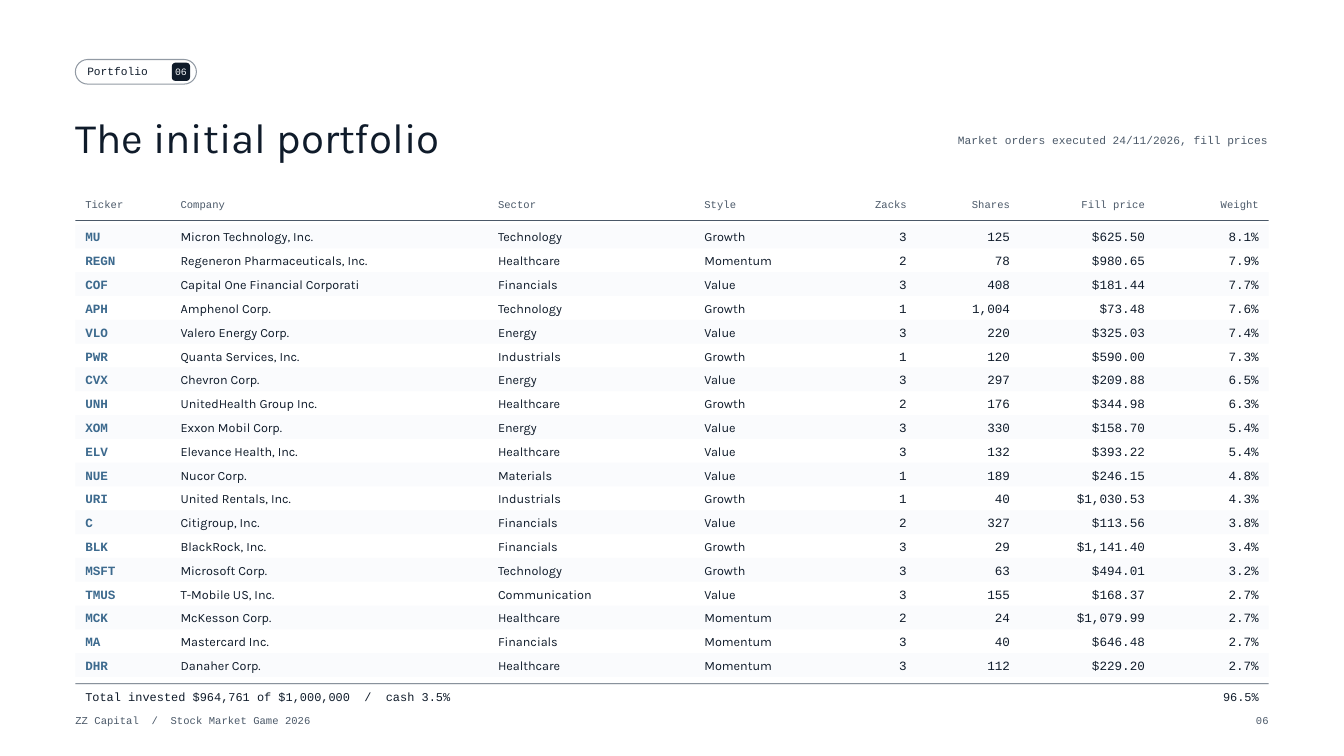
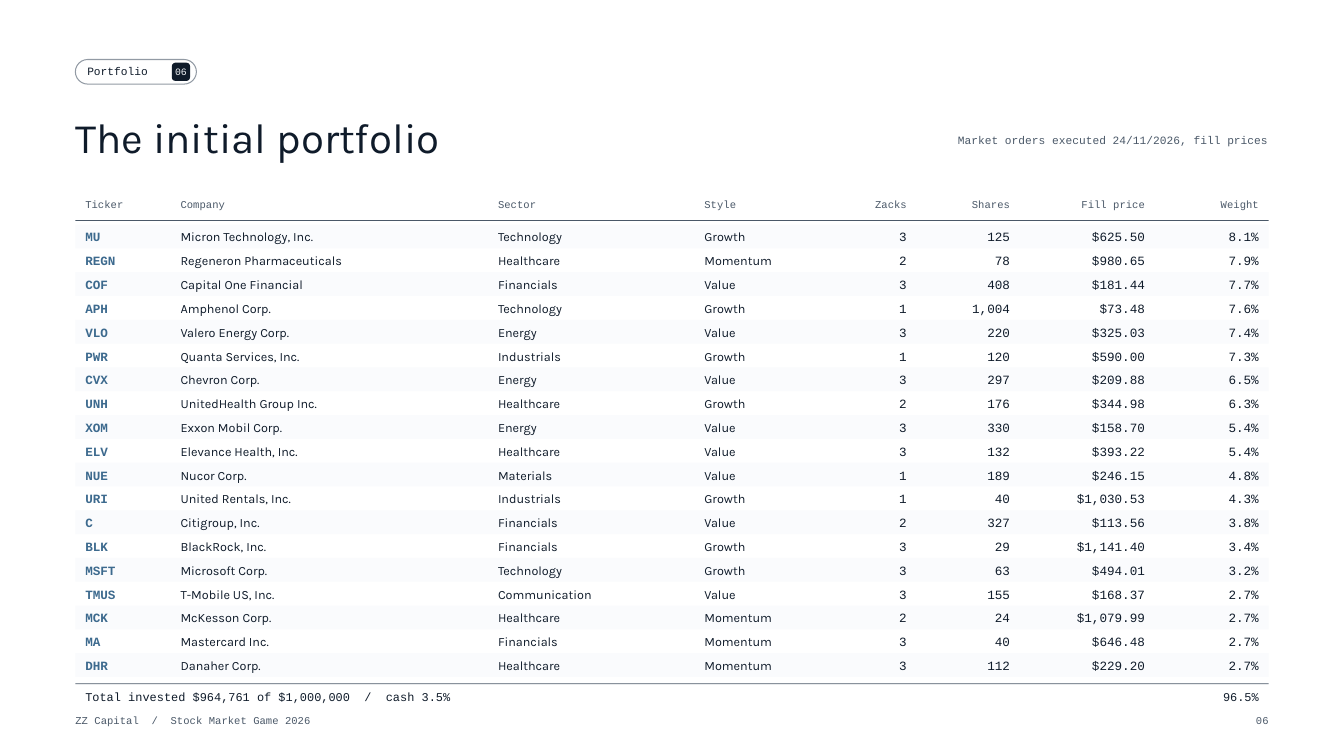
Before and after one commit to cristianozonta220405-afk/Uni, a slide deck: slide 6 of SMG/out/presentazione_strategia.pptx. Drawn at 1344x756 pixels with LibreOffice and Linux fonts; fonts in the diff are those of the drawing; background and template pictures are left out. Boxes give left, top, right and bottom in pixels: in the first picture for what was removed or moved away, otherwise in the second. Text is boxed around its words. In the diff, an @@ line names an element or a change of style, - is before the commit and + after.

```diff
--- a/SMG/out/presentazione_strategia.pptx
+++ b/SMG/out/presentazione_strategia.pptx
@@ text at (181,256,342,268): text changed @@
-Regeneron Pharmaceuticals, Inc.
+Regeneron Pharmaceuticals
@@ text at (181,280,303,292): text changed @@
-Capital One Financial Corporati
+Capital One Financial
```
Also in this commit, not shown: 10 other files.
